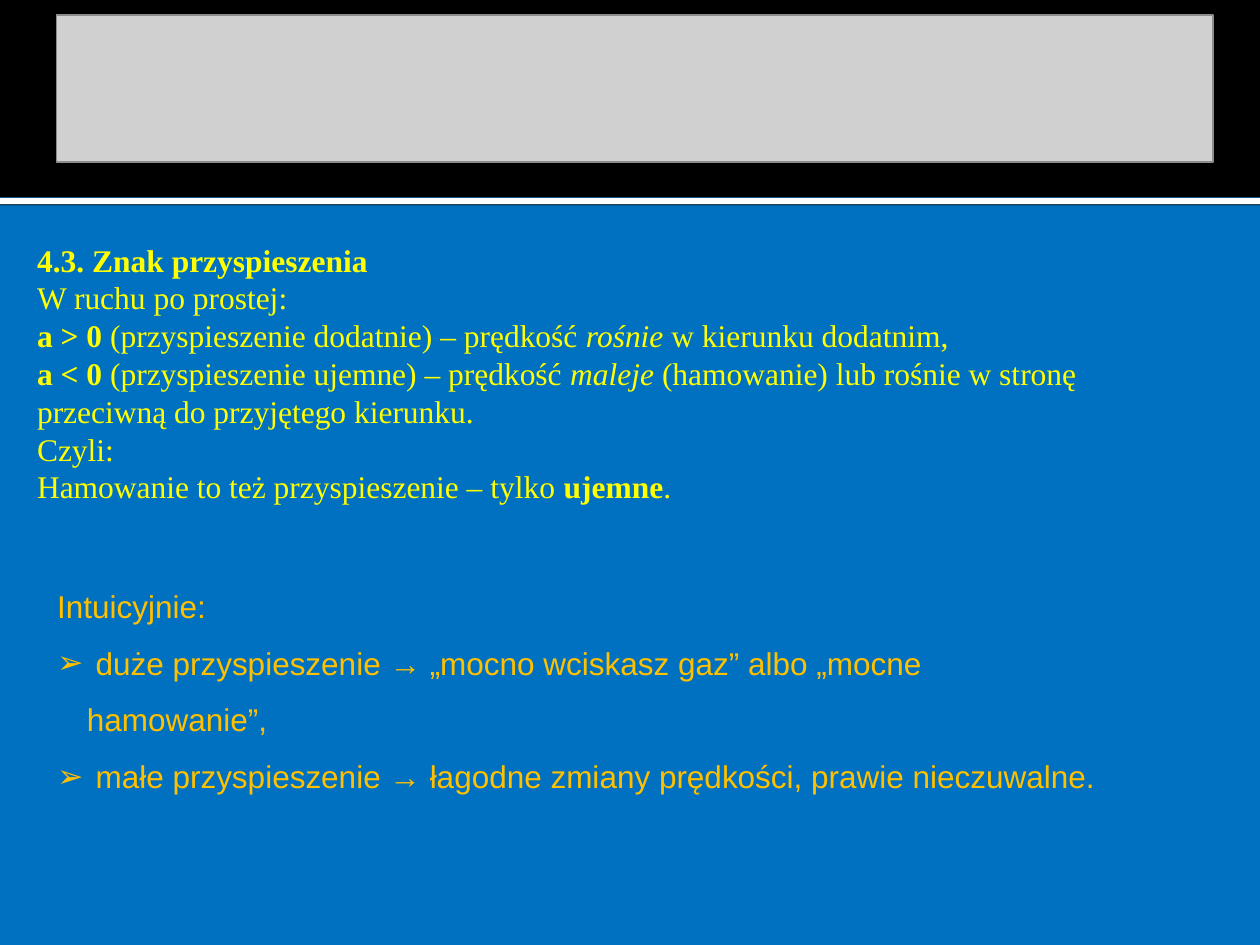
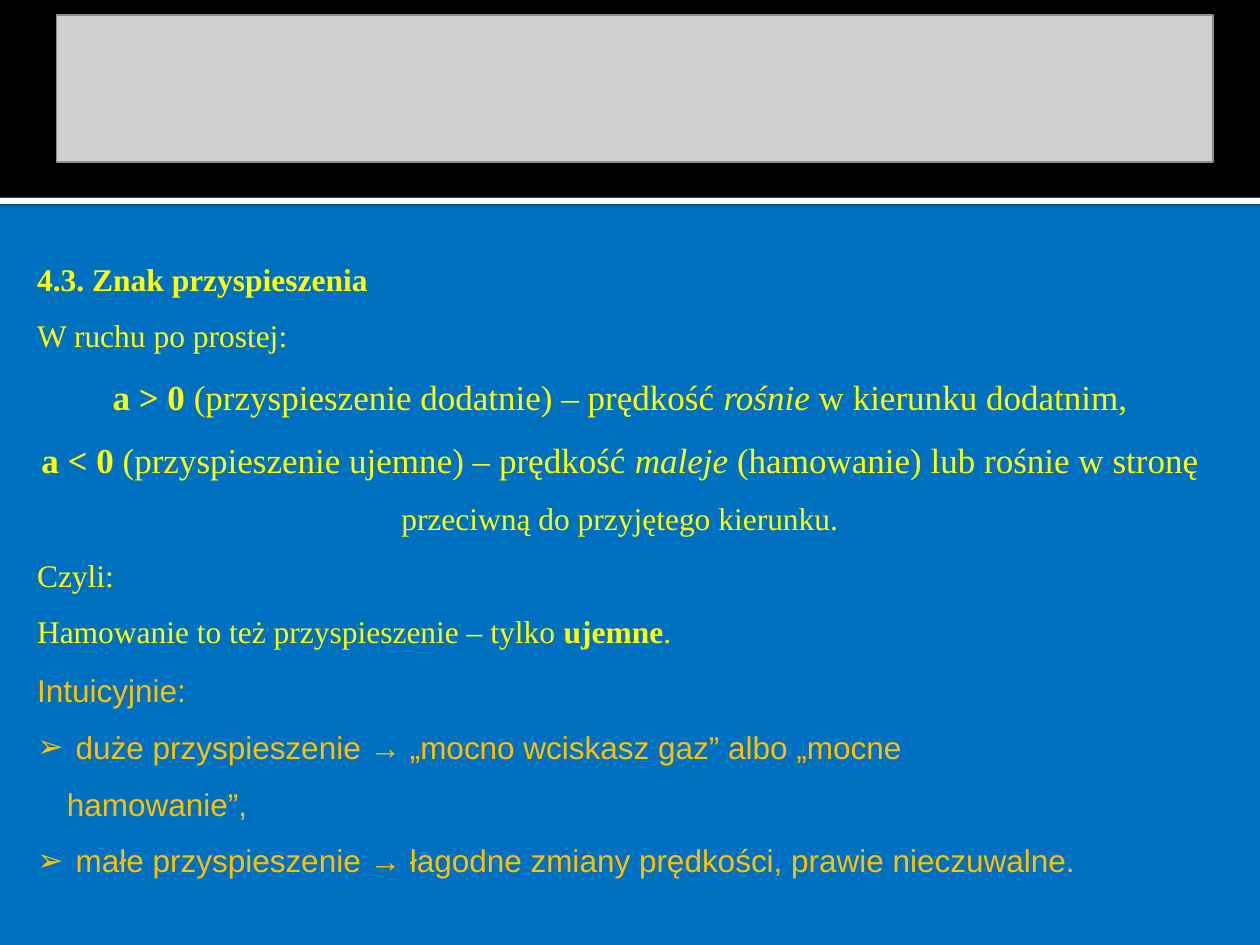
Before and after one commit to MichalMus/Fizyka-w-szkole, a slide deck: slide 6 of 4.Kinematyka/3.ruch prostoliniowy zmienny.ppt. Drawn at 1260x945 pixels with LibreOffice and Linux fonts; fonts in the diff are those of the drawing; grey boxes stand for pictures. Boxes give left, top, right and bottom in pixels: in the first picture for what was removed or moved away, otherwise in the second. Text is boxed around its words. In the diff, an @@ line names an element or a change of style, - is before the commit and + after.

```diff
--- a/4.Kinematyka/3.ruch prostoliniowy zmienny.ppt
+++ b/4.Kinematyka/3.ruch prostoliniowy zmienny.ppt
@@ text "4.3. Znak przyspieszenia" at (37,269,1199,650): size 18 to 20 pt in "a > 0 (przyspieszenie dodatnie) – prędkość ...", "a < 0 (przyspieszenie ujemne) – prędkość ..."; line spacing 1 to 1.5; alignment left to centre @@
@@ text "Intuicyjnie:": place and size @@
-text "Intuicyjnie:" at (57,595,1095,794)
+text "Intuicyjnie:" at (37,679,1075,878)
```
Also in this commit, not shown: 6 other slides changed, 2 slides added, 1 slide removed, 4 other files.
